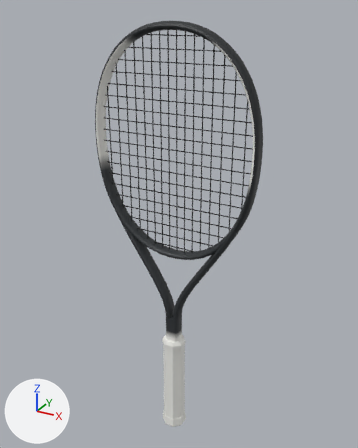
The glTF model assets/realistic/head-speed-mp-2026.glb: old version first, new version second.
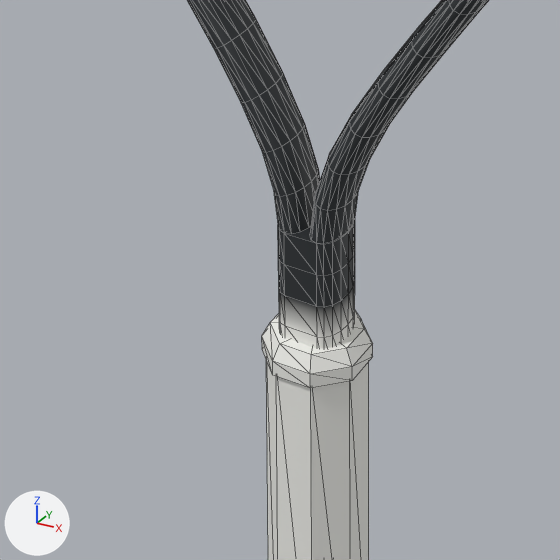
The first picture shows the older version from a 50 mm lens placed at (0.345, -0.61, 0.703), pointed at (-0.002, 0.021, 0.388). The close-ups show the older and then the newer version on the part from 30% to 63% of the width and 60% to 86% of the height of that picture. Only the edits that show in the close-ups are written down. The lights are fixed; the arrows at lower left show +X, +Y and +Z. The close-ups show mesh edges as thin lines. Where no turn or scale is listed for an object, it has been applied to the vertices. Vertices at exactly the same position are counted once.

Names of what the first close-up shows: 'collar', 'frame', 'grip'.
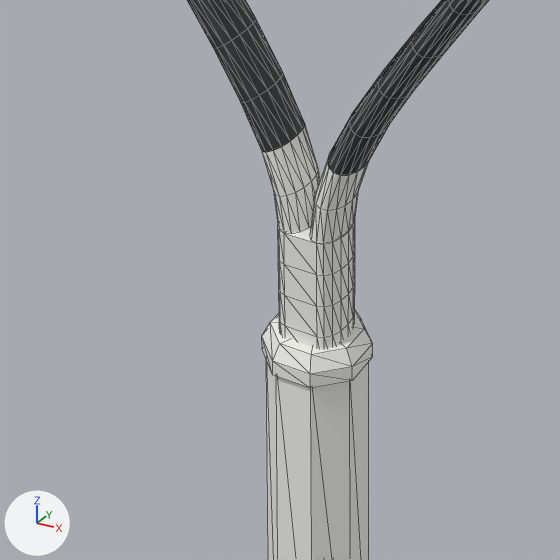
Location of each change, (x1, y1, x2, y2) in pixels of the close-ups (560 x 560 px):
part 1 of me_frame, added
    after: (241, 74, 370, 211)
part 2 of me_frame, recoloured (lighter)
    both: (262, 126, 358, 335)

What the commit changed:
me_frame is used by ob_frame; location (0.0, 0.0, 0.0).
me_frame had 1624 vertices, 3188 faces and spanned x -0.134..0.134, y -0.012..0.012, z 0.178..0.686.
me_frame now has 1720 vertices, 3380 faces and spans x -0.134..0.134, y -0.012..0.012, z 0.178..0.686.
me_frame part 1: 32 vertices added at x -0.019..0.019, y -0.012..0.012, z 0.258..0.263.
me_frame part 2: 478 kept faces spanning x -0.133..0.133, y -0.012..0.012, z 0.191..0.669 get new vertex colours.
Other edits to the shape of me_frame do not show in these pictures.
